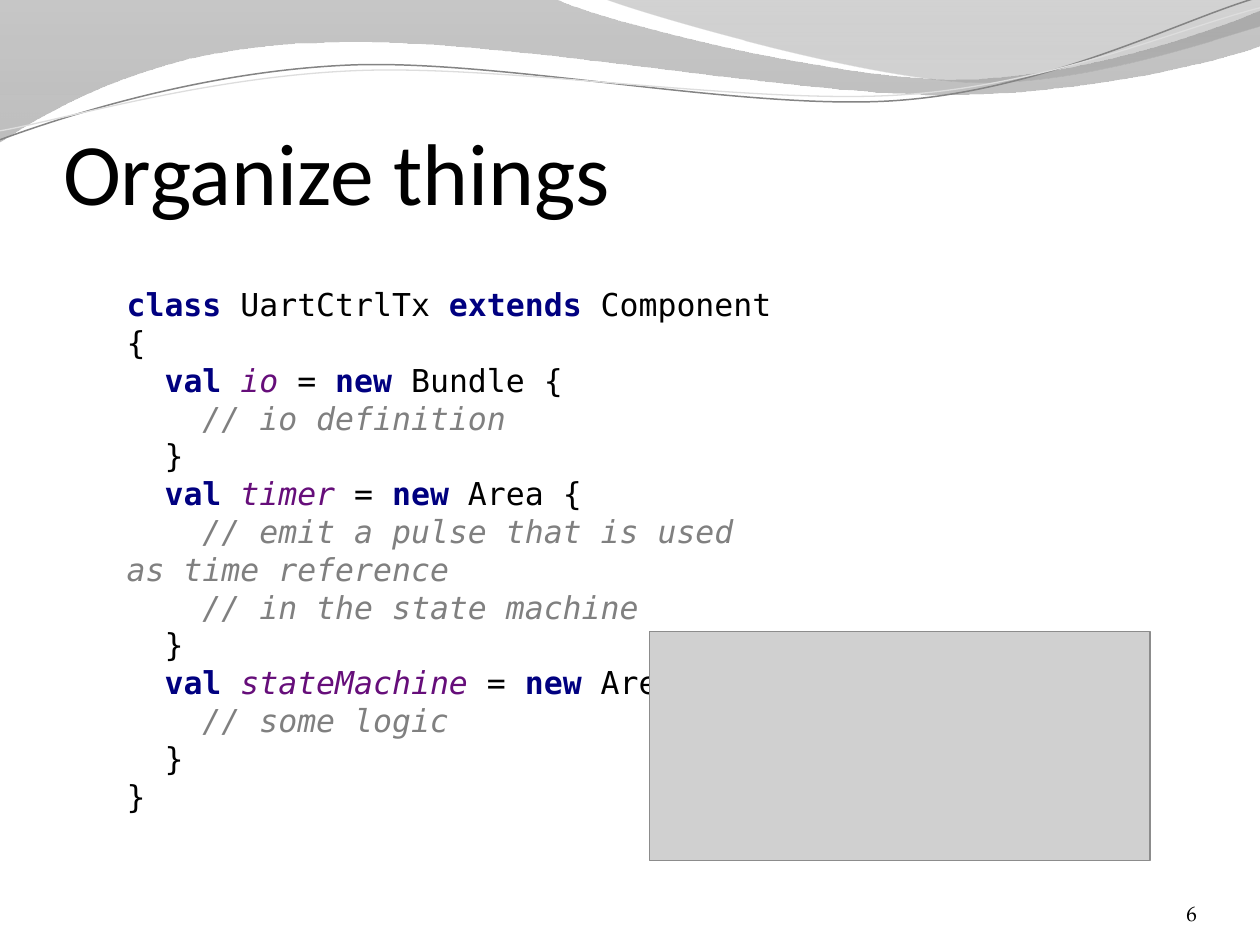
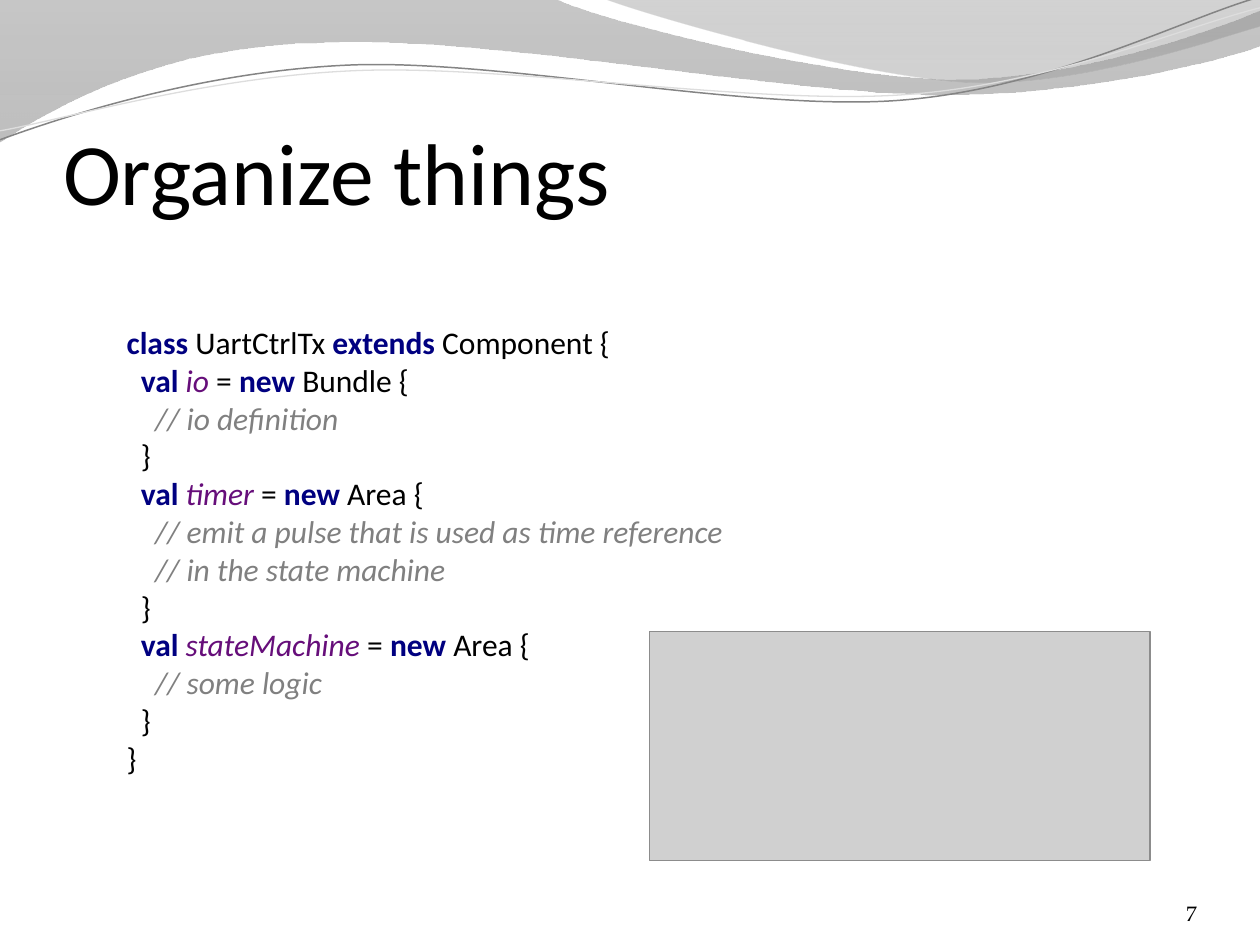
Before and after one commit to SpinalHDL/SpinalDoc, a slide deck: slide 7 of presentation/en/changes_arguments.pptx (slide 6 before the commit). Drawn at 1260x945 pixels with LibreOffice and Linux fonts; fonts in the diff are those of the drawing; grey boxes stand for pictures; background and template pictures are left out. Boxes give left, top, right and bottom in pixels: in the first picture for what was removed or moved away, otherwise in the second. Text is boxed around its words. In the diff, an @@ line names an element or a change of style, - is before the commit and + after.

```diff
--- a/presentation/en/changes_arguments.pptx
+++ b/presentation/en/changes_arguments.pptx
@@ text "class UartCtrlTx extends Component { ..." at [127,332,723,700]: font DejaVu Sans Mono to Calibri @@
@@ page number at [1186,906,1196,921]: text changed @@
-6
+7
```
Also in this commit, not shown: 16 other slides changed, 3 slides added, 1 slide removed, 3 other files.
